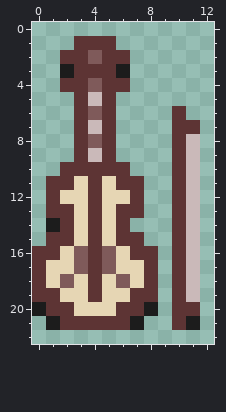
Edited in one commit: pixel-art file (src/assets/sprites/violin.aseprite). Above is the file before it was changed.
13x23 pixels, 1 frame.
New version:
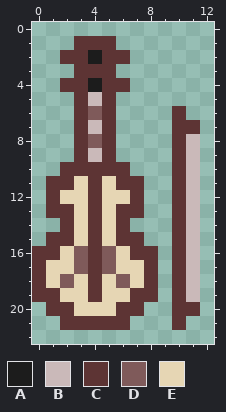
Palette (. is transparent): A #1c1c1c  B #cab9b9  C #5d3434  D #7f5a5a  E #e6d6b4
Change:
{"y":2,"x":4,"old":"D","new":"A"}
{"y":3,"x":2,"old":"A","new":"."}
{"y":3,"x":6,"old":"A","new":"."}
{"y":4,"x":4,"old":"D","new":"A"}
{"y":14,"x":1,"old":"A","new":"."}
{"y":20,"x":0,"old":"A","new":"."}
{"y":20,"x":8,"old":"A","new":"."}
{"y":21,"x":1,"old":"A","new":"."}
{"y":21,"x":7,"old":"A","new":"."}
{"y":21,"x":11,"old":"A","new":"."}
{"label":"changed","picture_box":[60,50,130,92]}
{"label":"erased","picture_box":[46,218,60,232]}
{"label":"erased","picture_box":[32,302,60,330]}
{"label":"erased","picture_box":[130,302,200,330]}
